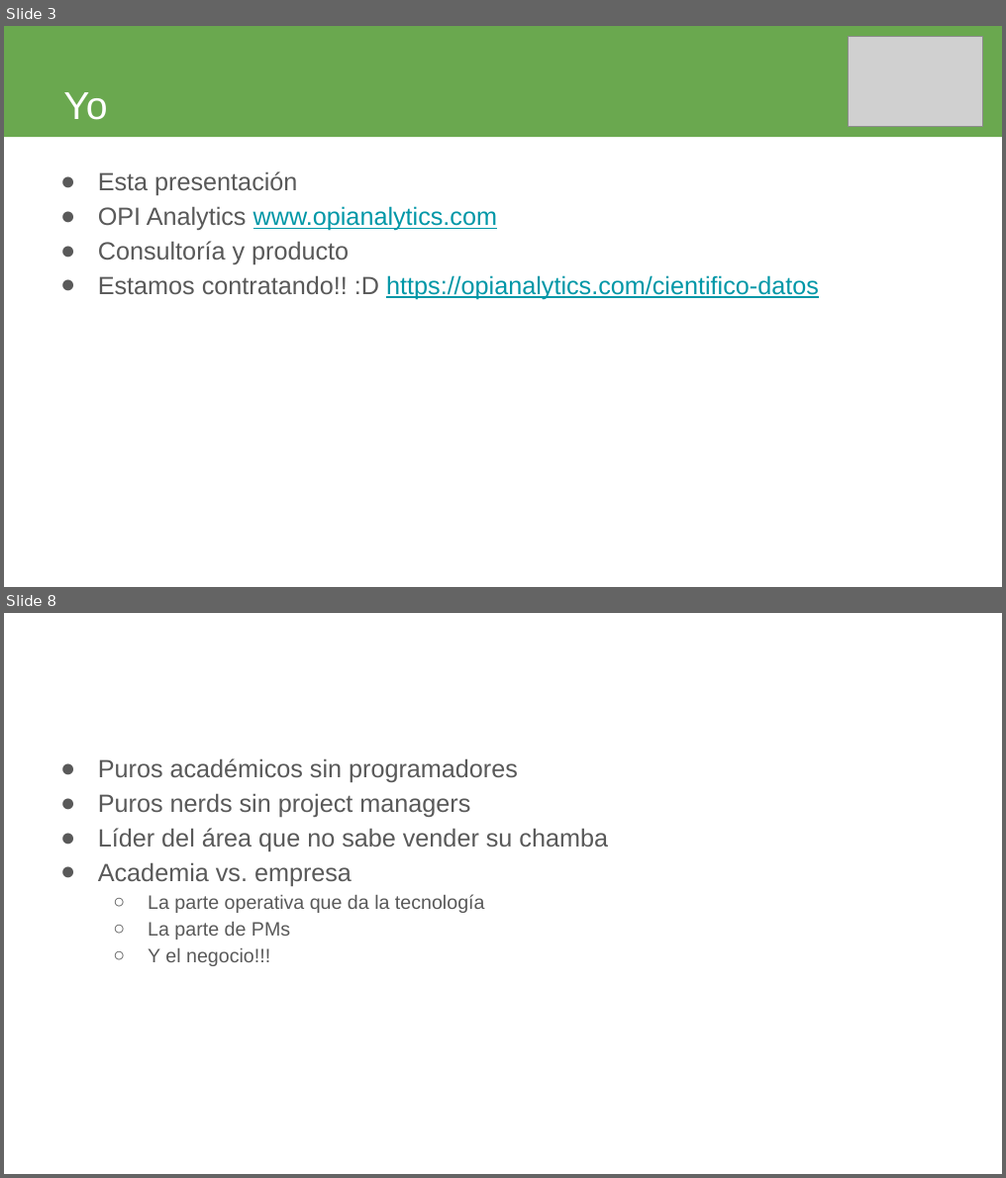
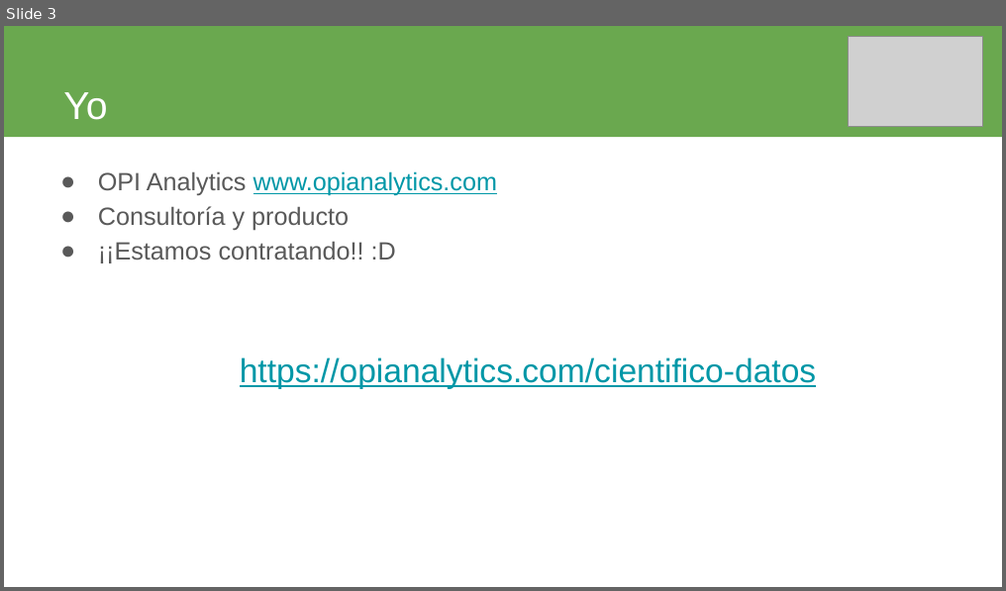
Before and after one commit to jbarbosat/mis-desmadres, a slide deck: presentaciones/wids-2019/presentacion.odp. Shown one above the other, each under a label of ours: slides 3 and 8 before the commit, slide 3 after it; the slides between them are not shown. The pictures are 1006x1178 and 1006x591 pixels, drawn with LibreOffice and Linux fonts; fonts in the diff are those of the drawing; grey boxes stand for pictures. Boxes give left, top, right and bottom in pixels: in the first picture for what was removed or moved away, otherwise in the second. Text is boxed around its words. In the diff, an @@ line names an element or a change of style, - is before the commit and + after.

```diff
--- a/presentaciones/wids-2019/presentacion.odp
+++ b/presentaciones/wids-2019/presentacion.odp
@@ slide 8 removed at (4, 613, 1002, 1174), background #FFFFFF @@
@@ text removed at (98, 759, 608, 966) @@
-● Puros académicos sin programadores
-● Puros nerds sin project managers
-● Líder del área que no sabe vender su chamba
-● Academia vs. empresa
-  ○ La parte operativa que da la tecnología
-  ○ La parte de PMs
-  ○ Y el negocio!!!
@@ slide 3 changed as well @@
@@ text at (98, 172, 297, 195): paragraph removed @@
-● Esta presentación
@@ text at (98, 241, 816, 389): text changed; size 18 to 24 pt @@
-● Estamos contratando!! :D https://opianalytics.com/cientifico-datos
+● ¡¡Estamos contratando!! :D
+https://opianalytics.com/cientifico-datos
```
Also in this commit, not shown: 8 other slides changed, 8 slides added, 2 other slides removed.
